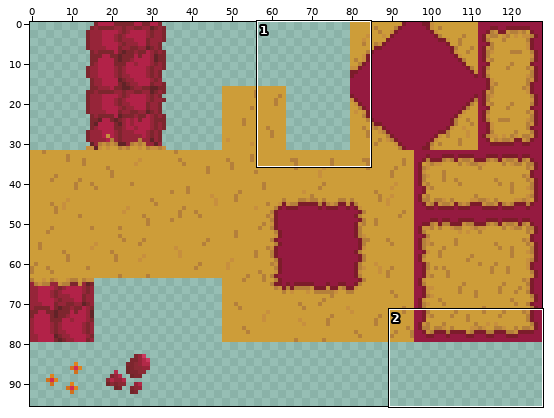
Sprite sheet: graphics/map/tileset1.png. Above: a wide view before the commit, with the close-up outlined.
Close-up. Before:
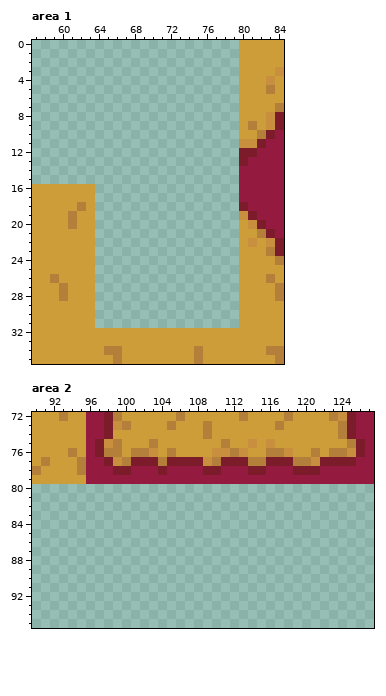
The file is 128x96 pixels. Shown: area 1: x 57..84, y 0..35; area 2: x 90..127, y 72..95.
New version:
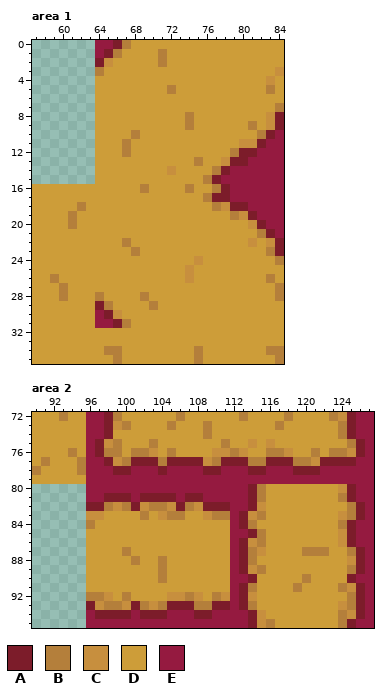
Palette (. is transparent): A #7c1c2a  B #b47f3b  C #c78f3e  D #cd9d39  E #951a40
Change:
Changed rows in their new state; - is an unchanged pixel.
Area 1:
first column x 64:
 0 EEABDDDDDDDDDDDD
 1 EABDDDDBDDDDDDDD
 2 ACDDDDDBDDDDDDDD
 3 BDDDDDDDDDDDDDDD
 4 DDDDDDDDDDDDDDDD
 5 DDDDDDDDBDDDDDDD
 6 DDDDDDDDDDDDDDDD
 7 DDDDDDDDDDDDDDDD
 8 DDDDDDDDDDBDDDDD
 9 DDDDDDDDDDBDDDDD
10 DDDDBDDDDDDDDDDD
11 DDDBDDDDDDDDDDDD
12 DDDBDDDDDDDDDDDB
13 DDDDDDDDDDDBDDCA
14 DDDDDDDDCDDDDBAE
15 DDDDDDDDDDDDBAEE
16 DDDDDBDDDDBDDBAE
17 DDDDDDDDDDDDBAAE
18 DDDDDDDDDDDDDBCA
19 DDDDDDDDDDDDDDDB
20 DDDDDDDDDDDDDDDD
21 DDDDDDDDDDDDDDDD
22 DDDBDDDDDDDDDDDD
23 DDDDBDDDDDDDDDDD
24 DDDDDDDDDDDCDDDD
25 DDDDDDDDDDCDDDDD
26 DDDDDDDDDDCDDDDD
27 DDDDDDDDDDDDDDDD
28 BDDDDBDDDDDDDDDD
29 ABDDDDBDDDDDDDDD
30 EACDDDDDDDDDDDDD
31 EEABDDDDDDDDDDDD
Area 2:
first column x 96:
80 EEEEEEEEEEEEEEEEEEABDDDDDDDDCAEE
81 EEAAAEAAAAEAAEEEEEABDDDDDDDDBAEE
82 AABCBACBBCABCAAAEEACDDDDDDDDDBAE
83 CCDDDDBDCBBDDCBBEACBDDDDDDDDCBAE
84 BDDDDDDDDDDDDDDDEABDDDDDDDDDBAEE
85 DDDDDDDDDDDDDDDDEEABDDDDDDDDCAEE
86 DDDDDDDDDDDDDDDDEACBDDDDDDDDCAEE
87 DDDDBDDDDDDDDDDDEABCDDDDBBBDDBAE
88 DDDDDBDDBDDDDDDDEABDDDDDDDDDDCAE
89 DDDDDDDDBDDDDDDDEACBDDDDDDDDDBAE
90 DDDDDDDDBDDDDDDDEEADDDDDBDDDDAEE
91 DDDDDDDDDDDDDDDDEABDDDDBDDDDBCAE
92 BBCDBDDDDCCBCDBCEACDDDDDDDDDDBAE
93 ACBBCABCBAAABBAAEABDDDDDDDDDCBAE
94 EAAAAEAAAEEEAAEEEEACDDDDDDDDBCAE
95 EEEEEEEEEEEEEEEEEEACBDDDDDDDBAEE
